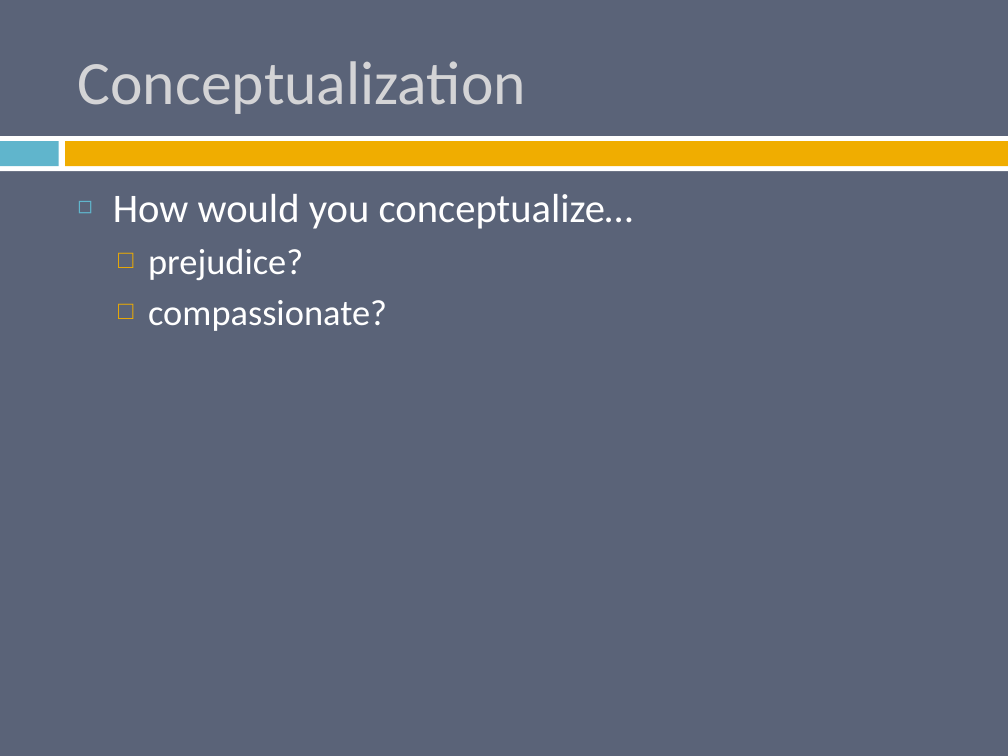
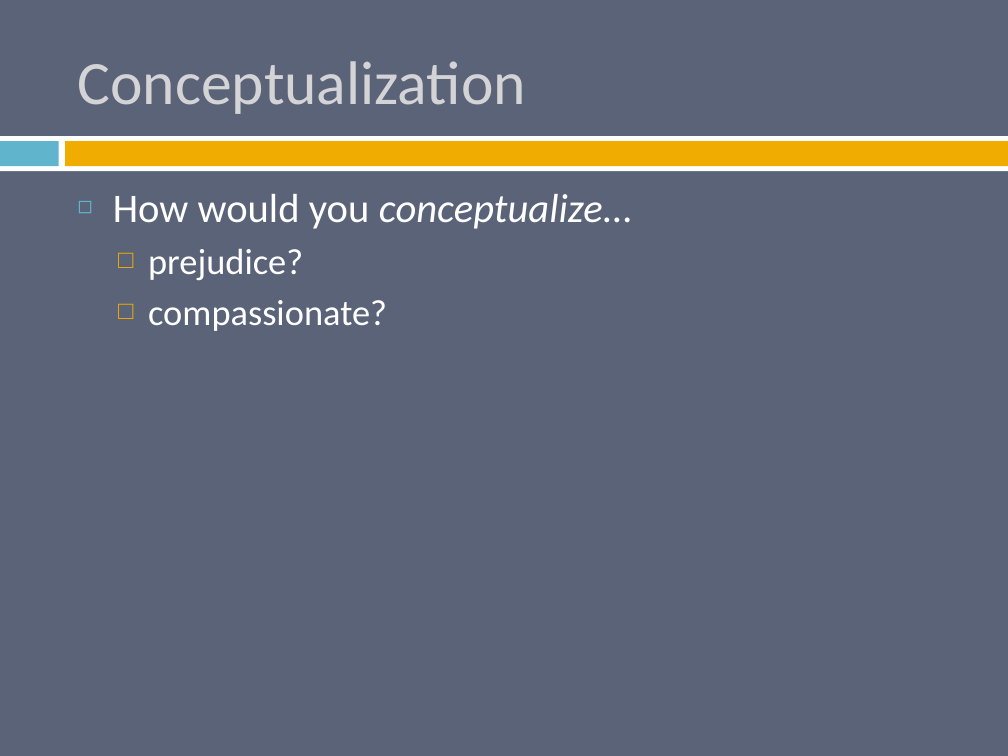
Before and after one commit to burrelvannjr/methods_csuf, a slide deck: slide 9 of ppts/2_Babbie_7e_PPT_ch_05.pptx. Drawn at 1008x756 pixels with LibreOffice and Linux fonts; fonts in the diff are those of the drawing. Boxes give left, top, right and bottom in pixels: in the first picture for what was removed or moved away, otherwise in the second. Text is boxed around its words. In the diff, an @@ line names an element or a change of style, - is before the commit and + after.

```diff
--- a/ppts/2_Babbie_7e_PPT_ch_05.pptx
+++ b/ppts/2_Babbie_7e_PPT_ch_05.pptx
@@ text at (x1=113, y1=194, x2=631, y2=229): italic on in "conceptualize…" @@
```
Also in this commit, not shown: 4 other slides changed, 6 other files.
